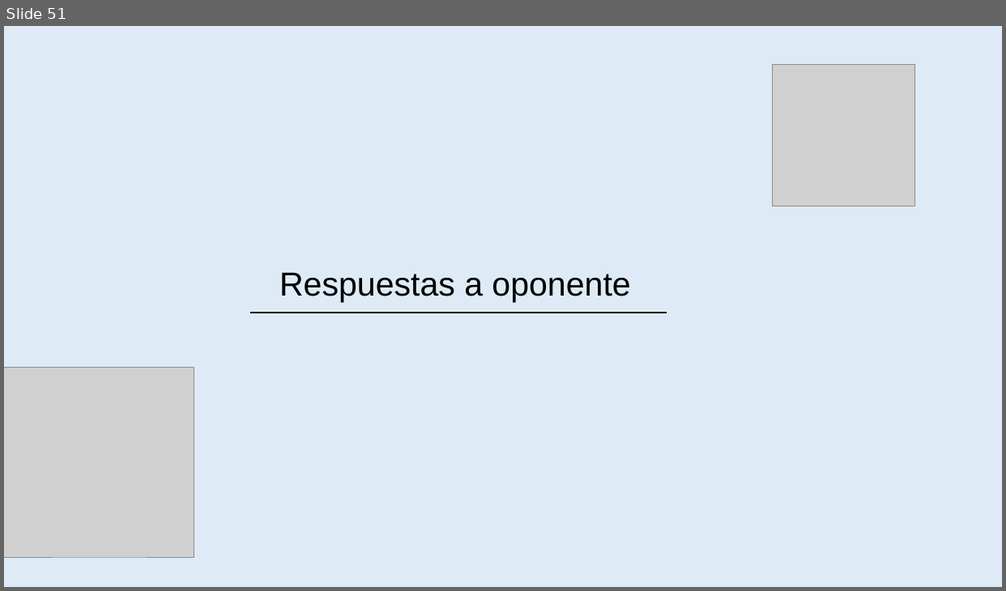
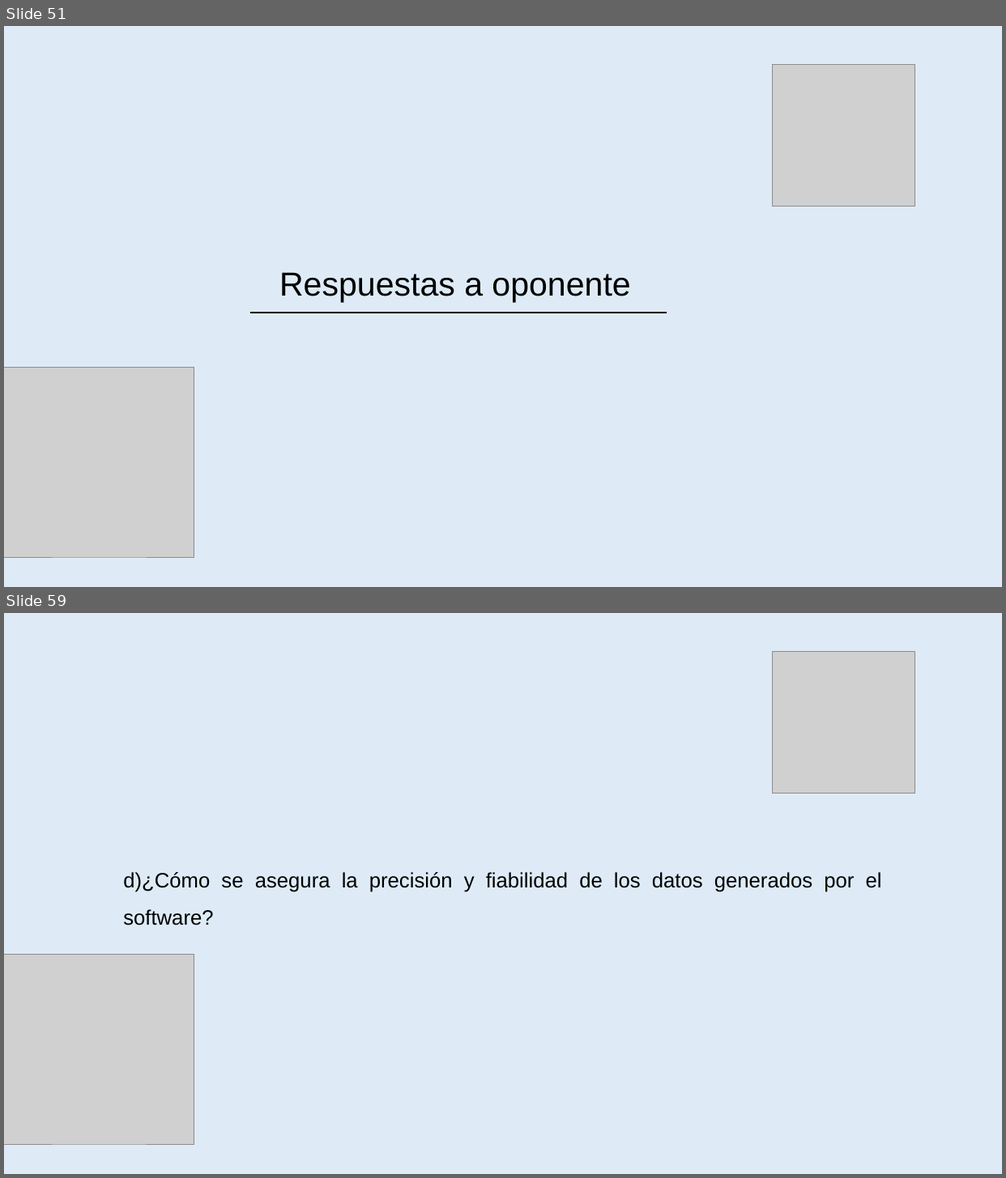
Before and after one commit to amypadron/prower_tesis, a slide deck: Digestión anaerobía.Original.pptx. Shown one above the other, each under a label of ours: slide 51 before the commit, slides 51 and 59 after it; the slides between them are not shown. The pictures are 1006x591 and 1006x1178 pixels, drawn with LibreOffice and Linux fonts; fonts in the diff are those of the drawing; grey boxes stand for pictures. Boxes give left, top, right and bottom in pixels: in the first picture for what was removed or moved away, otherwise in the second. Text is boxed around its words. In the diff, an @@ line names an element or a change of style, - is before the commit and + after.

```diff
--- a/Digestión anaerobía.Original.pptx
+++ b/Digestión anaerobía.Original.pptx
@@ slide 59 added at [4, 613, 1002, 1174], background #DEEBF7 @@
@@ picture added at [773, 651, 915, 794] @@
@@ text added at [123, 872, 882, 926], 20 pt, text #000000 @@
+d)¿Cómo se asegura la precisión y fiabilidad de los datos generados por el software?
@@ picture added at [4, 954, 194, 1144] @@
```
Also in this commit, not shown: 1 slide changed, 19 other slides added.
